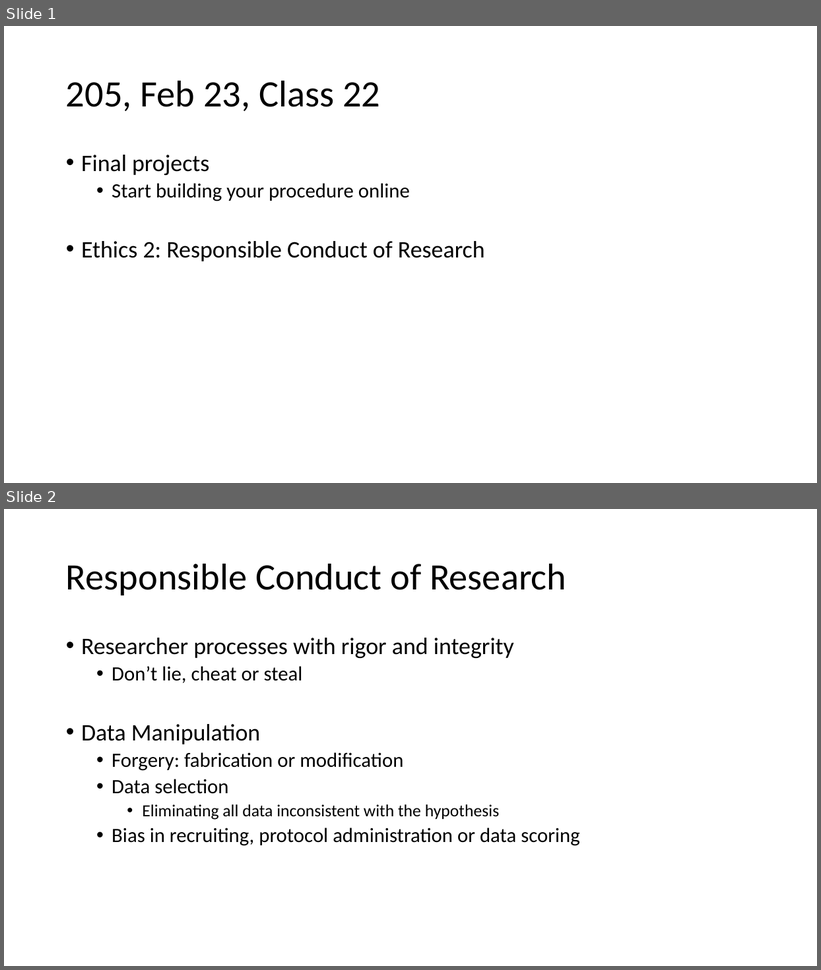
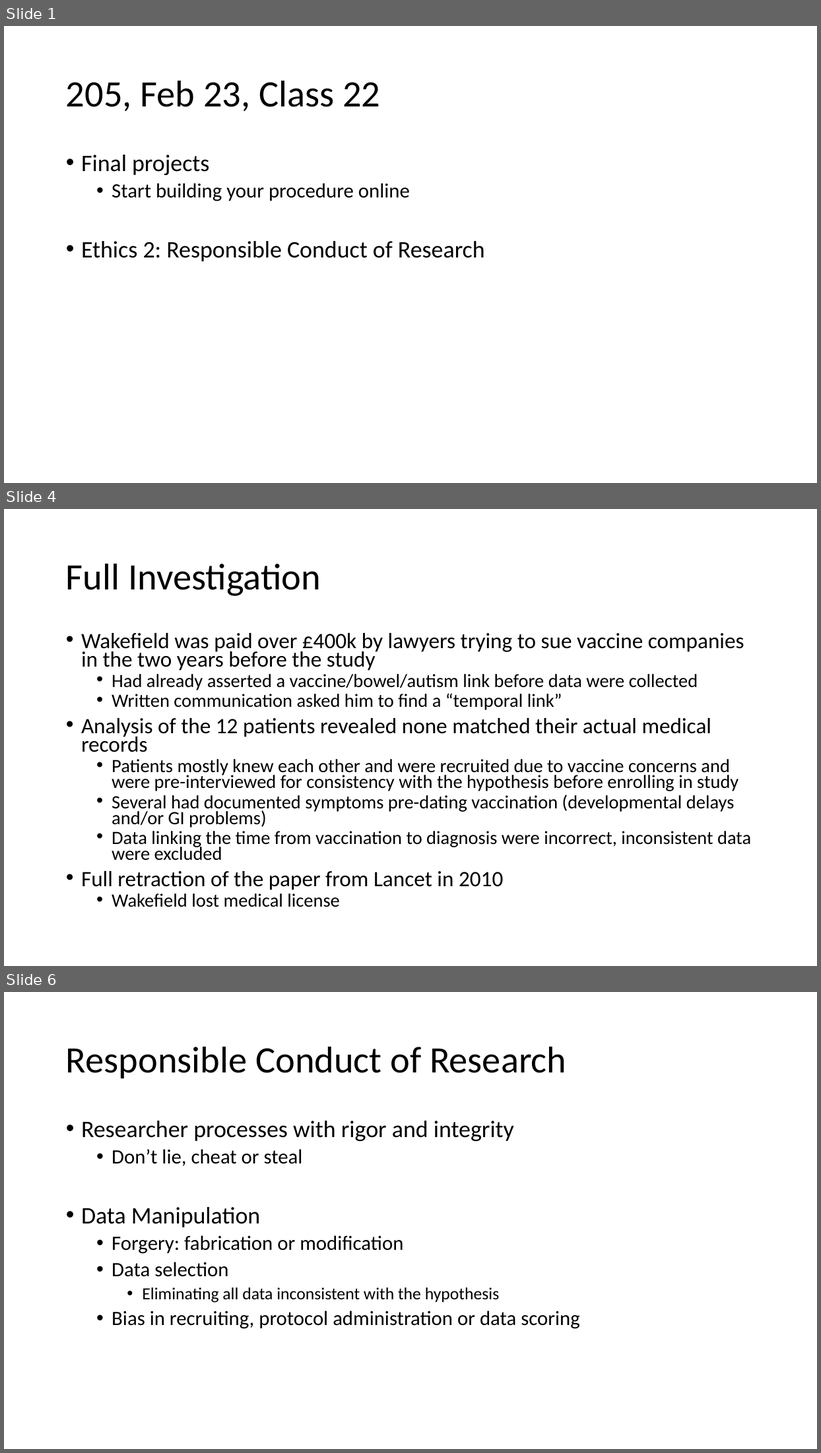
Before and after one commit to preber/Research-Methods, a slide deck: Class Slides 2024/Class 22.pptx. Shown one above the other, each under a label of ours: slides 1 and 2 before the commit, slides 1, 4 and 6 after it; the slides between them are not shown. The pictures are 821x970 and 821x1453 pixels, drawn with LibreOffice and Linux fonts; fonts in the diff are those of the drawing. Boxes give left, top, right and bottom in pixels: in the first picture for what was removed or moved away, otherwise in the second. Text is boxed around its words. In the diff, an @@ line names an element or a change of style, - is before the commit and + after.

```diff
--- a/Class Slides 2024/Class 22.pptx
+++ b/Class Slides 2024/Class 22.pptx
@@ slide 4 added at box(4, 509, 817, 966), background #FFFFFF @@
@@ title added at box(66, 563, 321, 596), 44 pt, text #000000 @@
+Full Investigation
@@ text added at box(81, 633, 751, 908), 22.2 pt, text #000000 @@
+• Wakefield was paid over £400k by lawyers trying to sue vaccine companies in the two years before the study
+  • Had already asserted a vaccine/bowel/autism link before data were collected
+  • Written communication asked him to find a “temporal link”
+• Analysis of the 12 patients revealed none matched their actual medical records
+  • Patients mostly knew each other and were recruited due to vaccine concerns and were pre-interviewed for consistency with the hypothesis before enrolling in study
+  • Several had documented symptoms pre-dating vaccination (developmental delays and/or GI problems)
+  • Data linking the time from vaccination to diagnosis were incorrect, inconsistent data were excluded
+• Full retraction of the paper from Lancet in 2010
+  • Wakefield lost medical license
@@ what was slide 2 is now slide 6 @@
```
Also in this commit, not shown: 5 slides changed, 4 other slides added, 5 slides removed.
